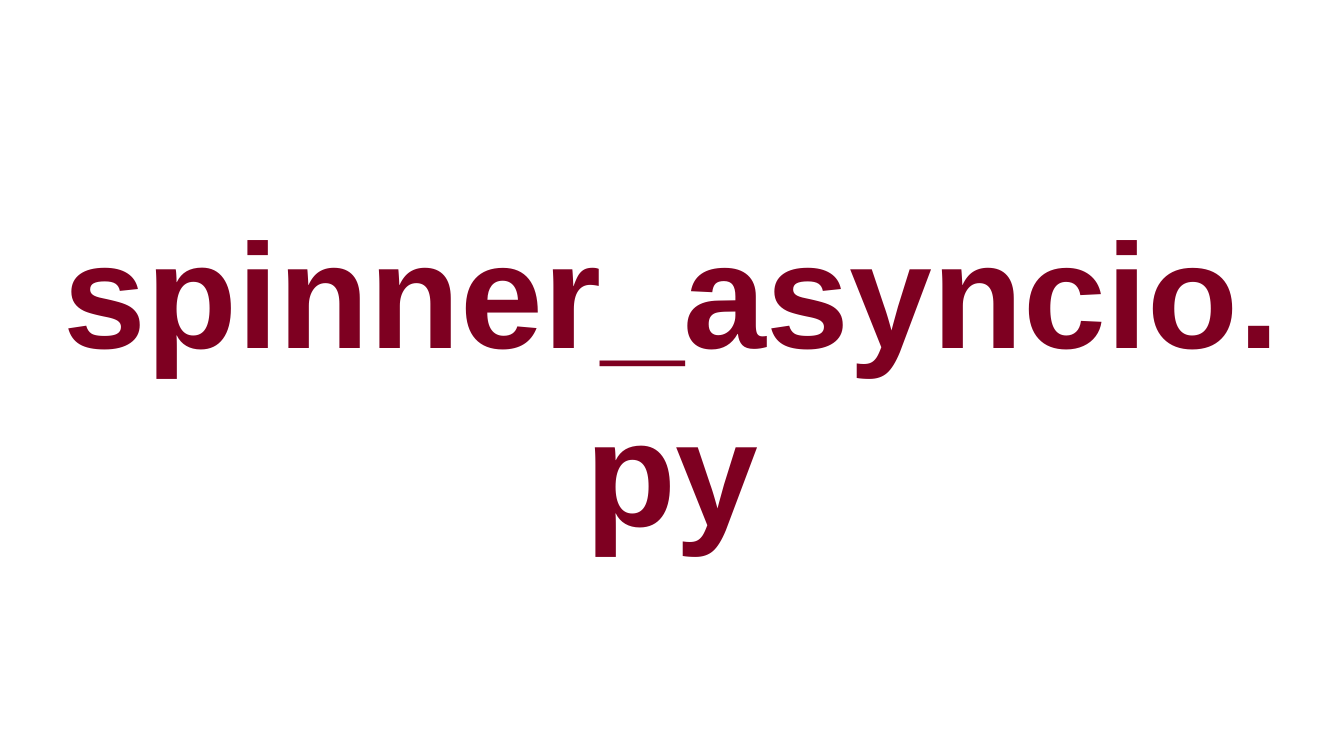
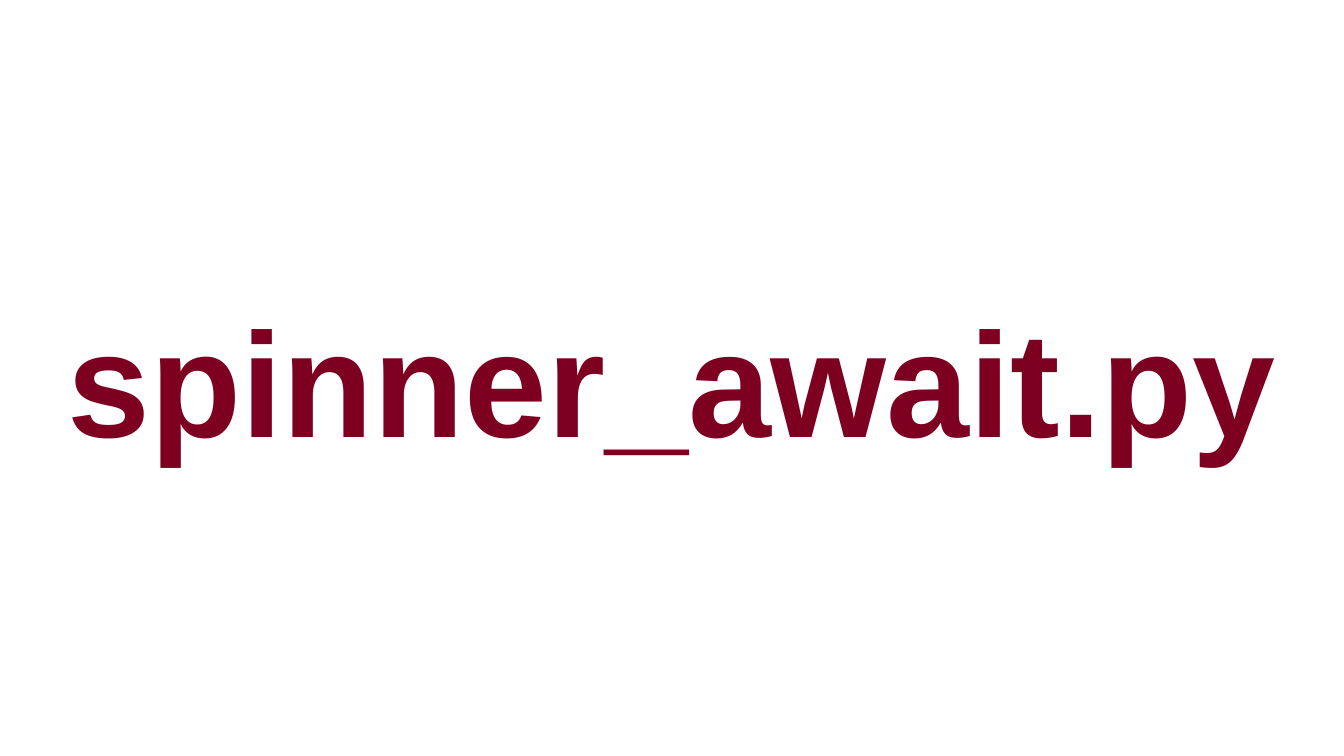
Before and after one commit to ramalho/platespinning, a slide deck: slide 12 of plate-spinning-oscon-eu.odp. Drawn at 1344x756 pixels with LibreOffice and Linux fonts; fonts in the diff are those of the drawing. Boxes give left, top, right and bottom in pixels: in the first picture for what was removed or moved away, otherwise in the second. Text is boxed around its words. In the diff, an @@ line names an element or a change of style, - is before the commit and + after.

```diff
--- a/plate-spinning-oscon-eu.odp
+++ b/plate-spinning-oscon-eu.odp
@@ title at [68,329,1276,464]: text changed @@
-spinner_asyncio.py
+spinner_await.py
```
Also in this commit, not shown: 29 other slides changed, 1 slide added, 4 slides removed, 13 other files.
